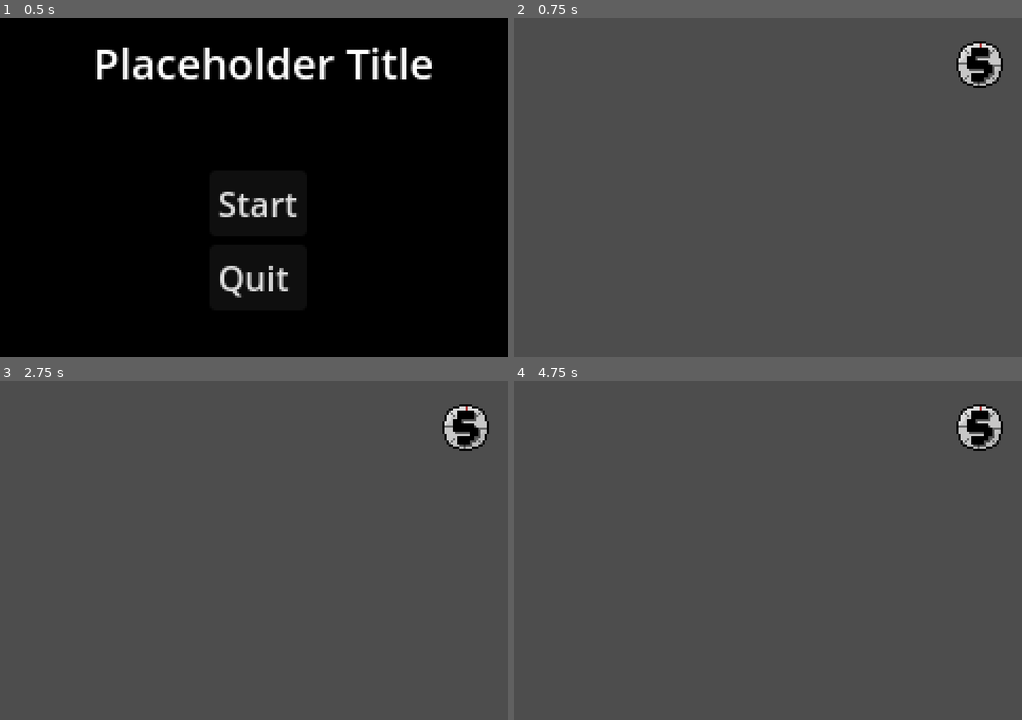
Above: before the commit, frames 1-4 (two rows, left to right).
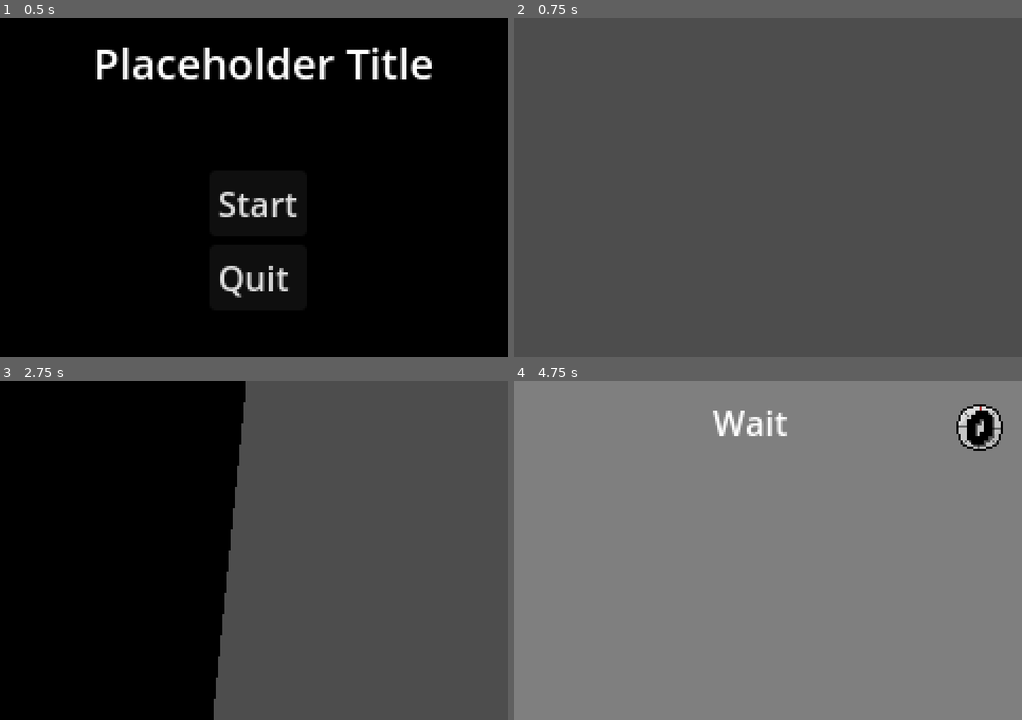
Above: after the commit, the same moments.

Repository: emmetl913/GMTK2024
Game: Godot game, scene res://menus/MainMenu.tscn
The game is run twice, just before and just after one commit, with the same random seed, the same clock (stepped at 60 frames per second) and the same inputs. The engine's default icon, where the game draws it, is replaced by a stand-in: a white triangle on a blue panel in a dark square.
Inputs (mouse positions are in pixels of both pictures, inside the frame that each line leads up to):
- Up to frame 1 (0.5 s): no input
- Up to frame 2 (0.75 s): click "Start" at 0.5 s
- Up to frame 3 (2.75 s): tap Enter at 1.25 s; move the mouse to (365, 533) at 1.27 s; hold S (S) 1.28-2.03 s; tap Space at 2 s; move the mouse to (152, 567) at 2.02 s; click (152, 567) at 2.1 s; tap S (S) at 2.3 s
- Up to frame 4 (4.75 s): move the mouse to (818, 475) at 2.77 s; hold S (S) 2.78-3.53 s; tap Enter at 3.5 s; move the mouse to (742, 618) at 3.52 s; tap W (W) at 3.6 s; tap S (S) at 3.8 s; tap Space at 4.25 s; move the mouse to (920, 601) at 4.27 s; hold S (S) from 4.28 s (still down)

Frame 1 is identical in both runs. In frame 2, 0.9% of the frame differs, in the area x 87-97%, y 6-21%; in frame 3, 46%; in frame 4, 99%, in the area x 0-100%, y 0-100%.
Error before the commit: Parse Error: Too few arguments for "play_direction_animation()" call. Expected at least 1 but received 0. (res://worlds/MicroGamePlayer.gd:143)

Commit message:
Fixing merge issues :|

Diff:
--- a/games/PickingGame/PickingGame.gd
+++ b/games/PickingGame/PickingGame.gd
@@ -15,8 +15,11 @@
 		var newItem = bushItem.instantiate()
 		newItem.position =Vector2(centerScreenOffset.x + randf_range(spawnRange.x,spawnRange.y), centerScreenOffset.y +  + randf_range(spawnRange.x,spawnRange.y)/2)
 		add_child(newItem)
+
 	#Setup timers
 	timers = [5, 4, 3, 2]
+	directionMessage = "PICK!!"
+
 	for i in get_children():
 		if i.is_in_group("BushItem"):
 			bushItems.append(i)
--- a/worlds/MicroGamePlayer.gd
+++ b/worlds/MicroGamePlayer.gd
@@ -10,6 +10,8 @@
 #Starts at 1, increases after each round of micro games.
 #Used to tell game scenes which sprites to draw and what difficulty to select
 @export var game_phase : int
+
+var current_game_id : int
 
 # Called when the node enters the scene tree for the first time.
 func _ready():
@@ -61,7 +63,7 @@
 	#play transition
 	$Transition/TransitionAnimPlayer.play("Enter_Game")
 
-	play_direction_animation(gameID)
+	current_game_id = gameID
 
 func play_direction_animation(gameID : int):
 	#play sound cue
@@ -140,6 +142,6 @@
 	elif (anim_name == "Exit_Cutscene"):
 		startGame(randi_range(0, gameScenes.size()-1))
 	elif (anim_name == "Enter_Game"):
-		play_direction_animation()
+		play_direction_animation(current_game_id)
 	elif (anim_name == "Exit_Game"):
 		endGame()
--- a/worlds/MicroGamePlayer.tscn
+++ b/worlds/MicroGamePlayer.tscn
@@ -148,21 +148,6 @@
 "RESET": SubResource("Animation_bu6ka")
 }
 
-[sub_resource type="Animation" id="Animation_5trlk"]
-length = 0.001
-tracks/0/type = "value"
-tracks/0/imported = false
-tracks/0/enabled = true
-tracks/0/path = NodePath("Sprite2D:position")
-tracks/0/interp = 1
-tracks/0/loop_wrap = true
-tracks/0/keys = {
-"times": PackedFloat32Array(0),
-"transitions": PackedFloat32Array(1),
-"update": 0,
-"values": [Vector2(380, 80)]
-}
-
 [sub_resource type="Animation" id="Animation_wvviw"]
 resource_name = "Enter_Cutscene"
 length = 0.3
@@ -179,6 +164,38 @@
 "values": [Vector2(120, 80), Vector2(-140, 80)]
 }
 
+[sub_resource type="Animation" id="Animation_dnfud"]
+resource_name = "Enter_Game"
+length = 0.3
+tracks/0/type = "value"
+tracks/0/imported = false
+tracks/0/enabled = true
+tracks/0/path = NodePath("Sprite2D:position")
+tracks/0/interp = 1
+tracks/0/loop_wrap = true
+tracks/0/keys = {
+"times": PackedFloat32Array(0, 0.3),
+"transitions": PackedFloat32Array(1, 1),
+"update": 0,
+"values": [Vector2(120, 80), Vector2(380, 80)]
+}
+
+[sub_resource type="Animation" id="Animation_1l1qo"]
+resource_name = "Exit_Cutscene"
+length = 0.3
+tracks/0/type = "value"
+tracks/0/imported = false
+tracks/0/enabled = true
+tracks/0/path = NodePath("Sprite2D:position")
+tracks/0/interp = 1
+tracks/0/loop_wrap = true
+tracks/0/keys = {
+"times": PackedFloat32Array(0, 0.3),
+"transitions": PackedFloat32Array(1, 1),
+"update": 0,
+"values": [Vector2(-140, 80), Vector2(120, 80)]
+}
+
 [sub_resource type="Animation" id="Animation_g3x75"]
 resource_name = "Exit_Game"
 length = 0.3
@@ -195,36 +212,19 @@
 "values": [Vector2(380, 80), Vector2(120, 80)]
 }
 
-[sub_resource type="Animation" id="Animation_1l1qo"]
-resource_name = "Exit_Cutscene"
-length = 0.3
-tracks/0/type = "value"
-tracks/0/imported = false
-tracks/0/enabled = true
-tracks/0/path = NodePath("Sprite2D:position")
-tracks/0/interp = 1
-tracks/0/loop_wrap = true
-tracks/0/keys = {
-"times": PackedFloat32Array(0, 0.3),
-"transitions": PackedFloat32Array(1, 1),
-"update": 0,
-"values": [Vector2(-140, 80), Vector2(120, 80)]
-}
-
-[sub_resource type="Animation" id="Animation_dnfud"]
-resource_name = "Enter_Game"
-length = 0.3
-tracks/0/type = "value"
-tracks/0/imported = false
-tracks/0/enabled = true
-tracks/0/path = NodePath("Sprite2D:position")
-tracks/0/interp = 1
-tracks/0/loop_wrap = true
-tracks/0/keys = {
-"times": PackedFloat32Array(0, 0.3),
-"transitions": PackedFloat32Array(1, 1),
-"update": 0,
-"values": [Vector2(120, 80), Vector2(380, 80)]
+[sub_resource type="Animation" id="Animation_5trlk"]
+length = 0.001
+tracks/0/type = "value"
+tracks/0/imported = false
+tracks/0/enabled = true
+tracks/0/path = NodePath("Sprite2D:position")
+tracks/0/interp = 1
+tracks/0/loop_wrap = true
+tracks/0/keys = {
+"times": PackedFloat32Array(0),
+"transitions": PackedFloat32Array(1),
+"update": 0,
+"values": [Vector2(380, 80)]
 }
 
 [sub_resource type="AnimationLibrary" id="AnimationLibrary_tm8xd"]
@@ -322,6 +322,7 @@
 }
 
 [node name="AudioStreamPlayer" type="AudioStreamPlayer" parent="."]
+
 [node name="Transition" type="Node2D" parent="."]
 process_mode = 3
 z_index = 20
